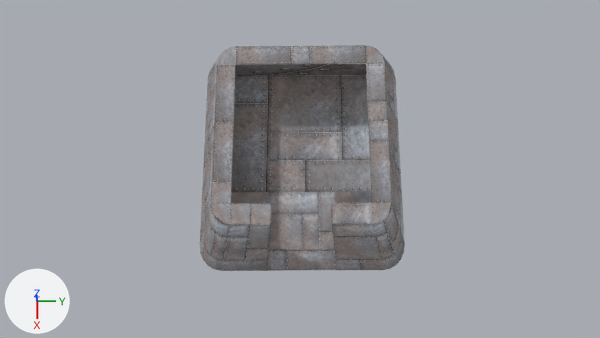
The Blender file Blender Graphics/reprocessor.blend as it was, and as the next commit left it.
One viewpoint serves both versions: the file's camera 'Camera'. Every picture has the same lights, and +X, +Y and +Z are marked at lower left.

Names of what the first picture shows: 'Hull'.
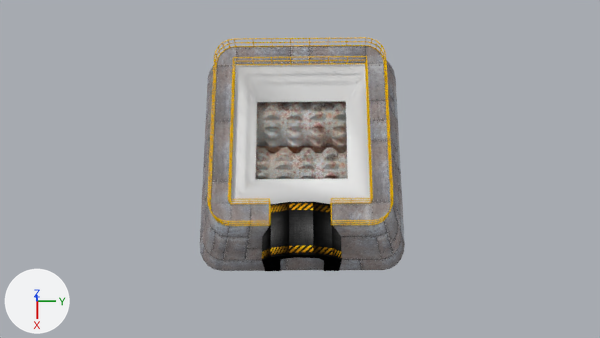
Patch to the scene script:
```diff
--- a/Blender Graphics/reprocessor.blend.py
+++ b/Blender Graphics/reprocessor.blend.py
@@ img_danger_jpg @@
+img_danger_jpg = load_image('danger.jpg', 'textures/danger.jpg', 1920, 1080, 'sRGB')
@@ mat_material_001 @@
+mat_material_001 = diffuse_material('Material.001')
+mat_material_001.base_color = (0.8, 0.449, 0.00135)  # yellow #e7b304
@@ mat_material_002 @@
+mat_material_002 = diffuse_material('Material.002')
+mat_material_002.texture = img_danger_jpg
@@ me_cuhull_001 @@
+me_cuhull_001.from_pydata(...)  # 20352 vertices, 17280 faces; spans x -0.77..0.77, y -0.81..0.81, z -0.07..0.07
+me_cuhull_001.materials.append(mat_material_001)  # yellow #e7b304
@@ me_cube_001 @@
+me_cube_001.from_pydata(...)  # 40 vertices, 38 faces; spans x -4.57..3.51, y -6.11..6.11, z -12.36..1.0
+me_cube_001.materials.append(mat_material_002)  # picture img_danger_jpg
@@ ob_dropzone @@
 ob_dropzone.location = (-0.04, 0.0, 1.68)
-ob_dropzone.hide_viewport = True
@@ ob_grinder1_001 @@
 ob_grinder1_001.rotation_euler = (1.571, -0.0967, 0.0)  # degrees (90, -5.5, 0)
-ob_grinder1_001.hide_viewport = True
@@ ob_grinder1 @@
 ob_grinder1.rotation_euler = (1.571, 0.0, 0.0)  # degrees (90, 0, 0)
-ob_grinder1.hide_viewport = True
@@ ob_rail @@
+ob_rail = bpy.data.objects.new('Rail', me_cuhull_001)
+ob_rail.location = (-0.06, -0.29, 2.88)
+ob_rail.scale = (4.98, 4.31, 4.31)
@@ ob_entrance @@
+ob_entrance = bpy.data.objects.new('Entrance', me_cube_001)
+ob_entrance.location = (4.1, -0.25, 2.7)
+ob_entrance.scale = (0.251, 0.251, 0.251)
```

Changed parts and their boxes (x1, y1, x2, y2) in the pictures (600 x 338 px):
'DropZone', shown: after (231, 64, 370, 204)
'Entrance', added (black): after (262, 202, 342, 271)
'Grinder1', shown: after (256, 102, 347, 153)
'Rail', added: after (207, 37, 393, 226)
'Grinder1.001', shown: after (256, 147, 348, 179)
